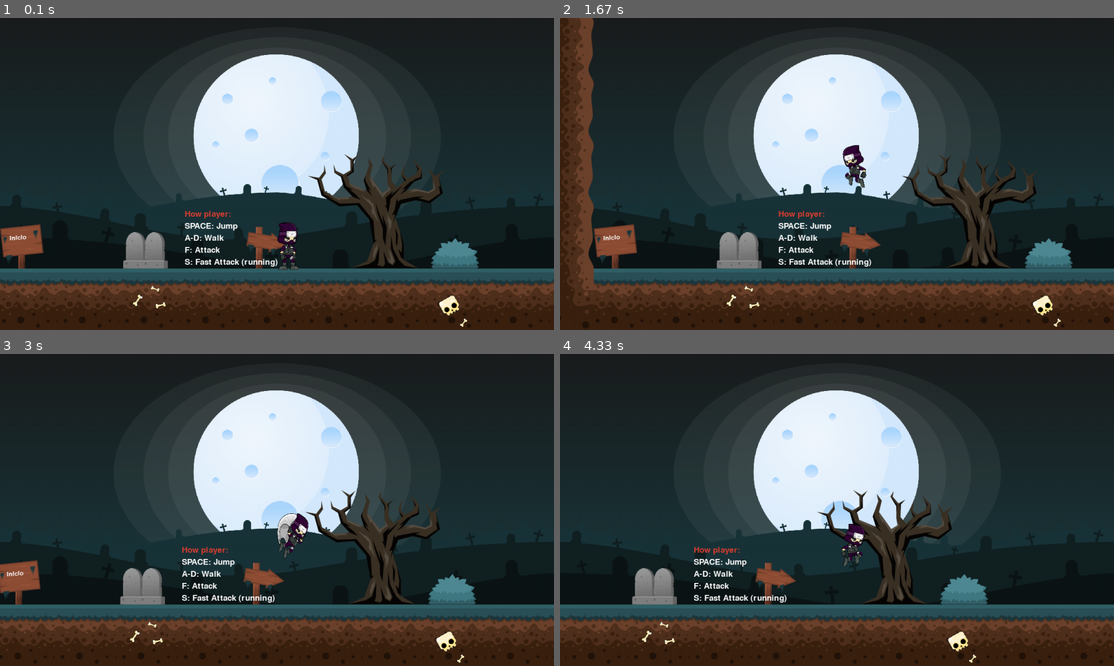
Above: before the commit, frames 1-4 (two rows, left to right).
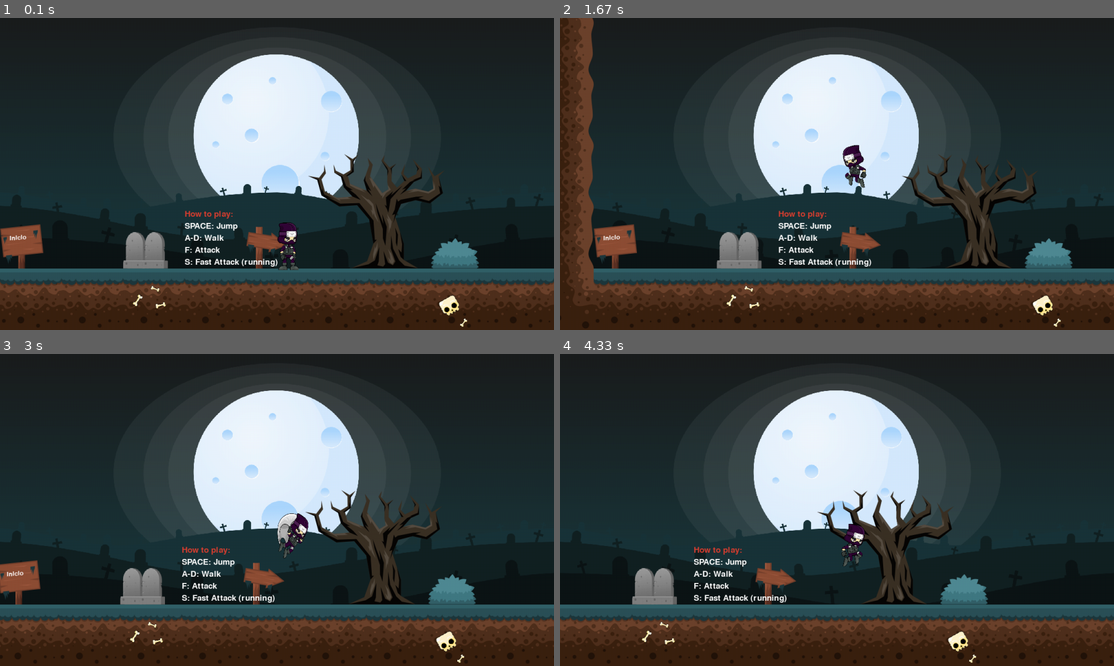
Above: after the commit, the same moments.

Repository: LuisHenriqueDaSilv/2dgamewithpygame
Game: pygame game, started from main.py
Same seed, same stepped clock (60 frames per second), same inputs: the game is played once before the commit and once after it.
Inputs:
- Up to frame 1 (0.1 s): no input
- Up to frame 2 (1.67 s): hold F 0.33-0.87 s; hold A 0.33-0.87 s; hold A 0.9-1.43 s; tap Space at 0.97, 1.27 s
- Up to frame 3 (3 s): hold A 1.8-2.2 s; tap Space at 1.87, 2.17, 2.3, 2.6, 2.97 s; hold D 2.23-2.87 s; hold S from 2.9 s (still down)
- Up to frame 4 (4.33 s): release S at 3.27 s; hold A 3.3-3.77 s; tap Space at 3.37, 3.67, 3.87, 4.17 s; hold D 3.8-4.27 s

The runs differ from the first frame. In frame 1, less than 0.1% of the frame differs, in the area x 36-42%, y 61-65%; in frame 2, less than 0.1%; in frame 3, less than 0.1%; in frame 4, less than 0.1%, in the area x 27-33%, y 61-65%.

Commit message:
Added audio

Diff:
--- a/gamemap/gamemap.py
+++ b/gamemap/gamemap.py
@@ -12,13 +12,11 @@
 
 class GameMap():
 
-    def __init__(self, gamedata, screen):
-        background_soud = pygame.mixer.music.load('./assets/audio/background.ogg')
-        pygame.mixer.music.play(-1)
+    def __init__(self, gamedata):
+
 
         self.ground = Ground
 
-        self.screen = screen
 
         self.screen_width = gamedata['screen_width']
         self.screen_height = gamedata['screen_height']
@@ -39,6 +37,13 @@
             ]
         )
 
+        self.win_sound = pygame.mixer.Sound('./assets/audio/win.wav')
+        self.win_sound.set_volume(0.3)
+
+        pygame.mixer.music.set_volume(0.7)
+        pygame.mixer.music.load('./assets/audio/background.ogg')
+        pygame.mixer.music.play(-1)
+
 
     def generate(self):
 
@@ -134,14 +139,14 @@
                     color=sprite["color"]
                 )
 
-    def draw(self):
-
-        self.screen.blit(self.background, (0,0))
-
-        self.groundGroup.draw(self.screen)
-        self.wallGroup.draw(self.screen)
-        self.visualsGroup.draw(self.screen)
-        self.boxGroup.draw(self.screen)
+    def draw(self, screen):
+
+        screen.blit(self.background, (0,0))
+
+        self.groundGroup.draw(screen)
+        self.wallGroup.draw(screen)
+        self.visualsGroup.draw(screen)
+        self.boxGroup.draw(screen)
 
     def update(self, playerGroup, zombieGroup):
 
@@ -151,6 +156,8 @@
         player_colliding_last_box = pygame.sprite.groupcollide(playerGroup, self.boxGroup, False, True)
 
         if player_colliding_last_box:
+            pygame.mixer.music.set_volume(0.2)
+            self.win_sound.play()
             player.end = True
 
 
@@ -174,7 +181,7 @@
 
                     if wall_sprite.ground:
 
-                        player_falling_in_ground =  player.rect[1] + player.rect[2]<= wall_sprite.rect[1]
+                        player_falling_in_ground =  player.rect[1] + player.rect[3]-20<= wall_sprite.rect[1]
 
                         if player_falling_in_ground:
                             player.update(falling=not player_falling_in_ground)
@@ -189,6 +196,7 @@
             player.update(falling=not player_colliding_ground)
 
 
+
         for zombie_sprite in zombieGroup:
 
             zombie_colliding_ground = pygame.sprite.spritecollide(zombie_sprite, self.groundGroup, False)
--- a/gamemap/mapConfig.py
+++ b/gamemap/mapConfig.py
@@ -164,28 +164,28 @@
         "type": "TextLine",
         "xpos": 11*128 + 50,
         "ypos": 400,
-        "text":"Objetivo da missão:",
+        "text":" Mission Objective:",
         "color": [214, 63,49]
     },
     {
         "type": "TextLine",
         "xpos": 11*128,
         "ypos": 425,
-        "text":"Atravessar o cemitério e extrair",
+        "text":"Cross the cemetery and extract",
         "color": [255, 255, 255]
     },
     {
         "type": "TextLine",
         "xpos": 11*128+50,
         "ypos": 450,
-        "text":"a amostra do vírus",
+        "text":"the virus sample",
         "color": [255, 255,255]
     },
     {
         "type": "TextLine",
         "xpos": 11*128,
         "ypos": 475,
-        "text":"para o desenvolvimento da cura.",
+        "text":"for the development of the cure.",
         "color": [255, 255,255]
     },
     {
@@ -236,7 +236,7 @@
         "type": "TextLine",
         "xpos": 3*128,
         "ypos": 400,
-        "text":"How player:",
+        "text":"How to play:",
         "color": [214, 63,49]
     },
     {
--- a/gamemap/sprites/final_box.py
+++ b/gamemap/sprites/final_box.py
@@ -8,9 +8,9 @@
         pygame.sprite.Sprite.__init__(self, group)
 
         self.font = pygame.font.SysFont("./assets/fonts/FFF_Tusj.ttf", 15)
-        self.textSurf = self.font.render("Amostra do virus", True, (255,255,255))
+        self.textSurf = self.font.render("Virus Sample", True, (255,255,255))
 
-        self.image.blit(self.textSurf, [12, 52])
+        self.image.blit(self.textSurf, [18, 52])
 
     def update(self, speed):
         self.rect[0] -= speed
--- a/main.py
+++ b/main.py
@@ -1,6 +1,6 @@
 import pygame
-import time
 
+#Gamemap
 from gamemap.gamemap import GameMap
 
 #Sprites
@@ -34,11 +34,10 @@
 
     screen.blit(textSurf, [400, game_data['screen_height']-128])
     pygame.display.flip()
-    time.sleep(3)
 
 def startGame():
 
-    gamemap = GameMap(game_data, screen)
+    gamemap = GameMap(game_data)
 
     playerGroup = pygame.sprite.Group()
     player = Player(game_data)
@@ -56,13 +55,16 @@
 
     def draw():
 
-        gamemap.draw()
+        gamemap.draw(screen)
         playerGroup.draw(screen)
         zombieGroup.draw(screen)
 
     gameEnd = False
 
     while not gameEnd:
+
+        draw()
+        pygame.display.flip()
 
         clock.tick(30)
 
@@ -71,32 +73,33 @@
                 gameEnd = True
                 break
 
+        if player.died:
+            gameEnd = True
+            gameOver()
+            startGame()
+            break
+        elif player.dying:
+            player.update()
+            continue
+
         gamemap.update(playerGroup, zombieGroup)
 
+        player_group_colliding_zombie_group = pygame.sprite.groupcollide(playerGroup, zombieGroup, False, False)
 
+        if player_group_colliding_zombie_group:
 
-        if pygame.sprite.groupcollide(playerGroup, zombieGroup, False, False):
             for zombie in zombieGroup:
-                if zombie.rect[0] >= player.rect[0] and zombie.rect[0] <= player.rect[0] -50 + player.rect[2]:
+
+                zombie_colliding_in_left = zombie.rect[0] >= player.rect[0] and zombie.rect[0] <= player.rect[0] -50 + player.rect[2]
+                zombie_colliding_in_right = zombie.rect[0] <= player.rect[0] and player.rect[0] <= zombie.rect[0] + zombie.rect[2] -25
+
+                if zombie_colliding_in_left or zombie_colliding_in_right:
 
                     if player.attacking or player.sliding:
                         pygame.sprite.groupcollide(playerGroup, zombieGroup, False, True)
                     else:
-                        gameEnd = True
-                        gameOver()
-                        startGame()
-                        break
-                elif zombie.rect[0] <= player.rect[0] and player.rect[0] <= zombie.rect[0] + zombie.rect[2] -25:
-                    if player.attacking or player.sliding:
-                        pygame.sprite.groupcollide(playerGroup, zombieGroup, False, True)
-                    else:
-                        gameEnd = True
-                        gameOver()
-                        startGame()
-                        break
+                        player.set_dying()
 
-        draw()
-        pygame.display.flip()
 
 
 startGame()
--- a/sprites/player.py
+++ b/sprites/player.py
@@ -82,6 +82,25 @@
             pygame.image.load('./assets/player/slide/Slide_10.png').convert_alpha()
         ]
 
+        self.dying_images = [
+            pygame.image.load('./assets/player/dead/Dead_1.png').convert_alpha(),
+            pygame.image.load('./assets/player/dead/Dead_2.png').convert_alpha(),
+            pygame.image.load('./assets/player/dead/Dead_3.png').convert_alpha(),
+            pygame.image.load('./assets/player/dead/Dead_4.png').convert_alpha(),
+            pygame.image.load('./assets/player/dead/Dead_5.png').convert_alpha(),
+            pygame.image.load('./assets/player/dead/Dead_6.png').convert_alpha(),
+            pygame.image.load('./assets/player/dead/Dead_7.png').convert_alpha(),
+            pygame.image.load('./assets/player/dead/Dead_8.png').convert_alpha(),
+            pygame.image.load('./assets/player/dead/Dead_9.png').convert_alpha(),
+            pygame.image.load('./assets/player/dead/Dead_10.png').convert_alpha(),
+        ]
+
+
+        self.attacking_sound = pygame.mixer.Sound('./assets/audio/sword.ogg')
+        self.attacking_sound.set_volume(0.3)
+
+        self.sliding_sound = pygame.mixer.Sound('./assets/audio/sliding.wav')
+        self.sliding_sound.set_volume(0.5)
 
         self.image = pygame.transform.scale(self.idle_images[0], [70,100])
         self.rect = pygame.Rect(
@@ -95,7 +114,12 @@
         self.current_image = 0
         self.xSpeed = 0
 
+        self.died = False
+        self.dying = False
+        self.last_wall = None
+
         self.last_button = 'd'
+
         self.jumping = False
         self.jump_covered = 0
         self.jump_limit = 200
@@ -103,19 +127,34 @@
 
         self.attacking = False
         self.attacking_frames = 0
-        self.last_wall = None
+
 
         self.sliding = False
 
         self.end = False
 
-
-
     def update(self, falling=False, wall_position=None):
 
-        if self.rect[0] > 1152:
+        if self.rect[0] > 1152: #player is off screen
             pygame.quit()
             return
+
+
+        if self.dying:
+
+            if self.current_image >= 9:
+                self.died = True
+            else:
+                self.current_image = (self.current_image + 1) % 10
+
+                self.image = self.dying_images[self.current_image]
+                self.image = pygame.transform.scale(self.image, [100, 100])
+
+                if falling:
+                    self.rect[1] -= 10
+
+            return
+
 
         if self.end:
             self.xSpeed = 0
@@ -185,6 +224,9 @@
                 self.attacking = False
                 self.attacking_frames = 0
 
+                if self.last_button == 'a':
+                    self.rect[0] += 50
+
             else:
                 self.image = self.attacking_images[self.attacking_frames]
                 self.image = pygame.transform.scale(self.image, [100, 110])
@@ -245,12 +287,17 @@
 
         if key[pygame.K_f]:
             if not self.attacking and not falling and not self.sliding:
+                self.attacking_sound.play()
                 self.attacking = True
                 self.current_image = 0
                 self.xSpeed = 0
+                if self.last_button == 'a':
+                    self.rect[0] -= 50
+                    self.image = pygame.transform.flip(self.image, True, False)
 
         elif key[pygame.K_s] and player_speed_in_limit:
             if not self.attacking and not falling and not self.sliding:
+                self.sliding_sound.play()
                 self.current_image = 0
                 self.sliding = True
                 if self.xSpeed > 0:
@@ -289,3 +336,9 @@
 
         elif self.last_wall == 'f' and self.xSpeed > 0:
             self.xSpeed = 0
+
+
+    def set_dying(self):
+        self.dying = True
+        self.xSpeed = 0
+        self.current_image = 0
Binary file added: assets/player/dead/Dead_1.png
Binary file added: assets/player/dead/Dead_10.png
Binary file added: assets/player/dead/Dead_2.png
Binary file added: assets/player/dead/Dead_3.png
Binary file added: assets/player/dead/Dead_4.png
Binary file added: assets/player/dead/Dead_5.png
Binary file added: assets/player/dead/Dead_6.png
Binary file added: assets/player/dead/Dead_7.png
Binary file added: assets/player/dead/Dead_8.png
Binary file added: assets/player/dead/Dead_9.png
Not shown, added: assets/audio/run.wav
Not shown, added: assets/audio/sliding.wav
(and 2 more such lines)
